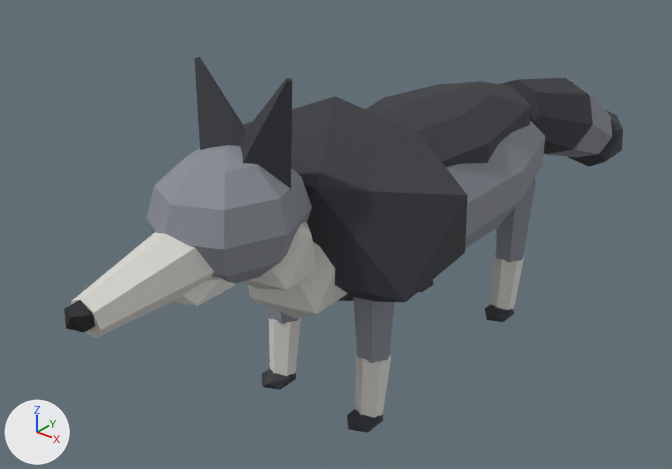
An edit to the glTF model public/assets/wolf.glb, drawn before and after from the same camera.
Before and after are seen from a 50 mm camera at (1.68, -2.47, 1.91) aimed at (-0.2, -0.13, 0.46). The axes (+X, +Y, +Z) are drawn at lower left. The lights are the same throughout. The first picture is the older version. Where no turn or scale is listed for an object, it has been applied to the vertices. Vertices at exactly the same position are counted once.

The first picture shows 'body', 'ear_l', 'ear_r', 'head', 'leg_bl', 'leg_fl', 'leg_fr', 'tail' and 1 more.
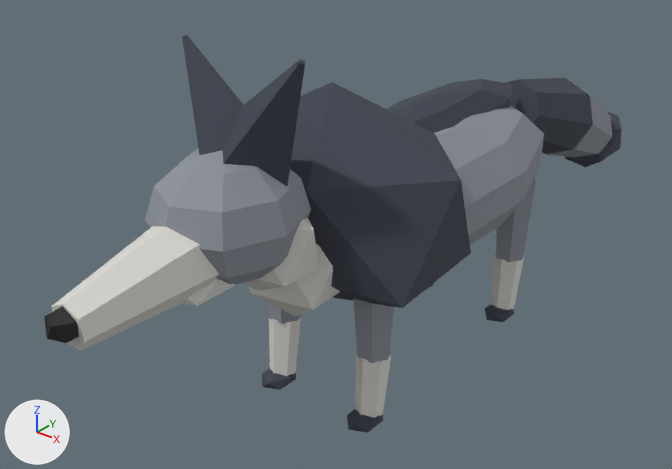
The change, as a list of edits to the scene's bpy script:
```text
Change me_body:
    remove me_body.from_pydata(...)  # 154 vertices, 288 faces; spans x -0.46..0.49, y -0.72..0.78, z -0.27..0.44
    add me_body.from_pydata(...)  # 154 vertices, 288 faces; spans x -0.46..0.45, y -0.72..0.78, z -0.27..0.48
    me_body part 1: the loose piece of 34 vertices spanning x -0.26..0.26, y -0.53..0.73, z 0.0..0.3 is scaled about its middle by (0.549, 0.998, 0.866), then moved by (0.0, 0.0, 0.02)
    me_body part 2: the loose piece of 12 vertices spanning x -0.19..0.19, y -0.72..-0.44, z -0.24..0.2 is scaled about its middle by (1, 0.976, 0.978), then moved by (0.0, 0.0, 0.01)
    me_body part 3: 59 of 154 vertices moved; they spanned x -0.46..0.49, y -0.67..0.78, z -0.26..0.44 and now span x -0.46..0.45, y -0.68..0.78, z -0.26..0.48; mean shift (0.0, 0.0, 0.0); largest move (0.12, -0.1, 0.26) -> (0.17, -0.09, 0.27)
Change me_head:
    remove me_head.from_pydata(...)  # 92 vertices, 164 faces; spans x -0.208..0.21, y -0.628..0.161, z -0.247..0.223
    add me_head.from_pydata(...)  # 92 vertices, 164 faces; spans x -0.214..0.205, y -0.683..0.161, z -0.251..0.22
    me_head part 4: the loose piece of 12 vertices spanning x -0.04..0.04, y -0.628..-0.552, z -0.105..-0.015 is scaled about its middle by 1.11, then moved by (0.0, -0.05, 0.0)
    me_head part 5: 68 of 92 vertices moved; they spanned x -0.208..0.21, y -0.587..0.161, z -0.247..0.223 and now span x -0.214..0.205, y -0.637..0.161, z -0.251..0.22; mean shift (0.0, -0.005, -0.001); largest move (0.0, -0.587, -0.015) -> (0.0, -0.637, -0.005)
Change me_ear_l:
    remove me_ear_l.from_pydata(...)  # 8 vertices, 12 faces; spans x -0.162..0.065, y -0.115..0.115, z -0.052..0.273
    add me_ear_l.from_pydata(...)  # 8 vertices, 12 faces; spans x -0.227..0.108, y -0.15..0.15, z -0.08..0.327
    me_ear_l part 6
    me_ear_l.vertices[0].co: (-0.056, 0.115, -0.009) -> (-0.099, 0.15, -0.002)
    me_ear_l.vertices[1].co: (0.056, 0.01, 0.269) -> (0.099, 0.01, 0.322)  # pixel (292, 78) -> pixel (305, 61)
    me_ear_l.vertices[2].co: (0.051, 0.0, -0.052) -> (0.029, 0.0, -0.08)
    me_ear_l.vertices[3].co: (0.065, 0.0, 0.266) -> (0.108, 0.0, 0.317)  # pixel (292, 81) -> pixel (305, 64)
    me_ear_l.vertices[4].co: (-0.056, -0.115, -0.009) -> (-0.099, -0.15, -0.002)
    me_ear_l.vertices[5].co: (0.056, -0.01, 0.269) -> (0.099, -0.01, 0.322)  # pixel (286, 80) -> pixel (299, 62)
    me_ear_l.vertices[6].co: (-0.162, 0.0, 0.033) -> (-0.227, 0.0, 0.076)
    me_ear_l.vertices[7].co: (0.046, 0.0, 0.273) -> (0.091, 0.0, 0.327)  # pixel (286, 77) -> pixel (299, 59)
Change me_ear_r:
    remove me_ear_r.from_pydata(...)  # 8 vertices, 12 faces; spans x -0.065..0.162, y -0.115..0.115, z -0.052..0.273
    add me_ear_r.from_pydata(...)  # 8 vertices, 12 faces; spans x -0.108..0.227, y -0.15..0.15, z -0.08..0.327
    me_ear_r part 7
    me_ear_r.vertices[0].co: (0.056, 0.115, -0.009) -> (0.099, 0.15, -0.002)
    me_ear_r.vertices[1].co: (-0.056, 0.01, 0.269) -> (-0.099, 0.01, 0.322)  # pixel (199, 56) -> pixel (187, 35)
    me_ear_r.vertices[2].co: (0.162, 0.0, 0.033) -> (0.227, 0.0, 0.076)
    me_ear_r.vertices[3].co: (-0.046, 0.0, 0.273) -> (-0.091, 0.0, 0.327)  # pixel (199, 56) -> pixel (186, 34)
    me_ear_r.vertices[4].co: (0.056, -0.115, -0.009) -> (0.099, -0.15, -0.002)
    me_ear_r.vertices[5].co: (-0.056, -0.01, 0.269) -> (-0.099, -0.01, 0.322)  # pixel (194, 58) -> pixel (181, 36)
    me_ear_r.vertices[6].co: (-0.051, 0.0, -0.052) -> (-0.029, 0.0, -0.08)
    me_ear_r.vertices[7].co: (-0.065, 0.0, 0.266) -> (-0.108, 0.0, 0.317)  # pixel (194, 58) -> pixel (182, 37)
```

Changed parts and their boxes (x1, y1, x2, y2) in the pictures (672 x 469 px; the box of a moved part takes in the faces that stretch with it):
'body', reshaped
    before: (243, 81, 545, 318)
    after: (249, 79, 544, 317)
'head', reshaped (8% wider)
    before: (64, 145, 318, 338)
    after: (44, 148, 319, 350)
'ear_l', reshaped (56% wider, 13% taller)
    before: (239, 78, 292, 190)
    after: (222, 59, 305, 186)
'ear_r', reshaped
    before: (195, 57, 246, 150)
    after: (182, 35, 243, 155)
part 1 of me_body, moved or reshaped
    before: (366, 81, 531, 167)
    after: (387, 79, 512, 133)
part 2 of me_body, moved or reshaped
    before: (248, 242, 348, 318)
    after: (249, 244, 340, 317)
part 3 of me_body, moved or reshaped
    before: (243, 96, 545, 302)
    after: (290, 82, 544, 308)
part 4 of me_head, moved or reshaped
    before: (64, 300, 95, 332)
    after: (44, 307, 79, 343)
part 5 of me_head, moved or reshaped
    before: (71, 145, 314, 338)
    after: (51, 148, 316, 350)
